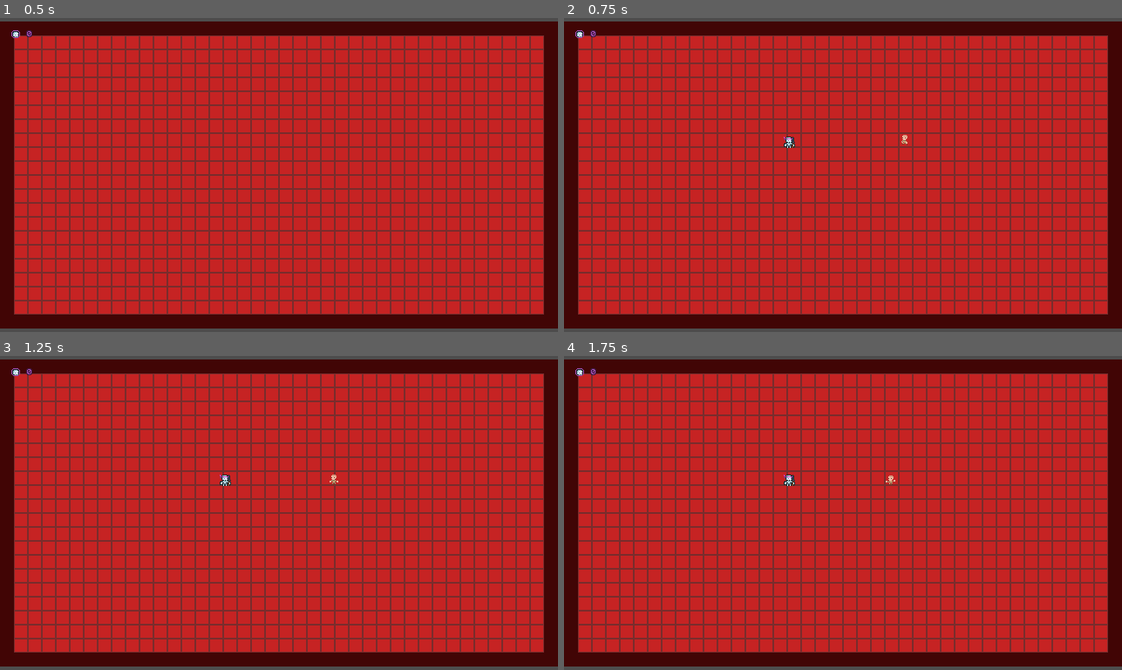
Above: before the commit, frames 1-4 (two rows, left to right).
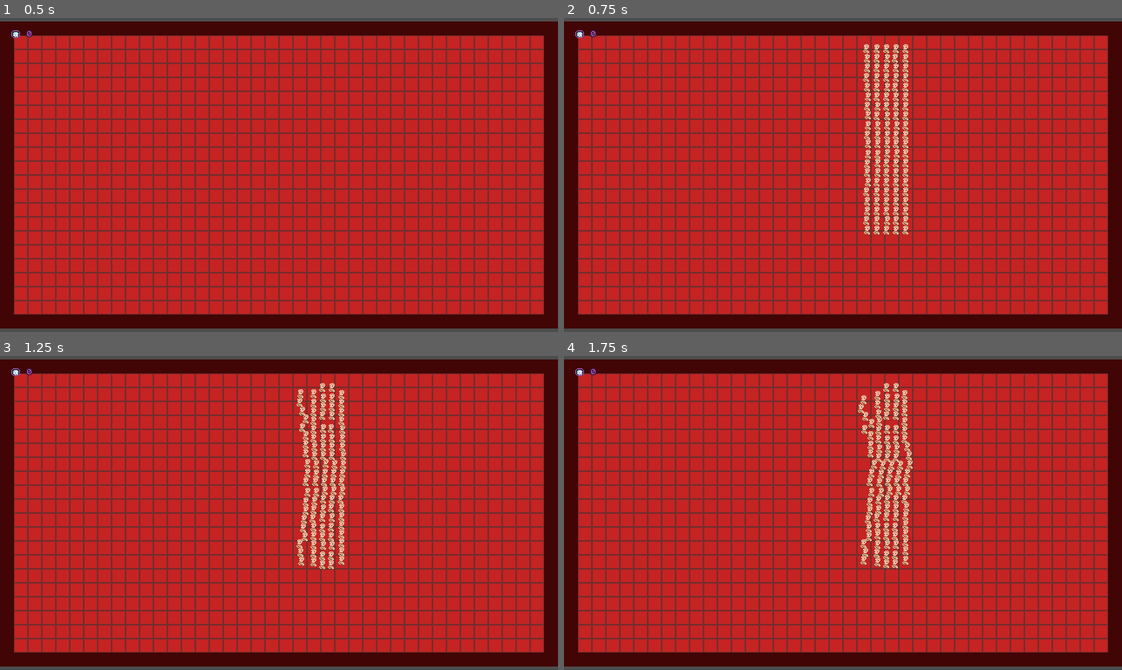
Above: after the commit, the same moments.

Repository: Hugo-Carbiener/Tinycromancer
Game: Godot game, scene res://scenes/combat_jow.tscn
Same seed, same stepped clock (60 frames per second), same inputs: the game is played once before the commit and once after it. This scene is started directly instead of the project's main scene.
Inputs:
- Up to frame 1 (0.5 s): no input
- Up to frame 2 (0.75 s): tap Enter at 0.5 s; tap Space (espace) at 0.6 s
- Up to frame 3 (1.25 s): no input
- Up to frame 4 (1.75 s): tap Space (espace) at 1.35 s

Frame 1 is identical in both runs. In frame 2, 2.4% of the frame differs, in the area x 39-62%, y 8-70%; in frame 3, 2.3%; in frame 4, 2.4%.
Error after the commit: Invalid access to property or key 'level' on a base object of type 'Node (UserData.gd)'. (res://scripts/combat/CombatManager.gd:27)

Commit message:
start_scene_manager

Diff:
--- /dev/null
+++ b/tini-cromancer/scenes/TitleScreen.gd
@@ -0,0 +1,11 @@
+extends Node2D
+
+
+# Called when the node enters the scene tree for the first time.
+func _ready() -> void:
+	pass # Replace with function body.
+
+
+# Called every frame. 'delta' is the elapsed time since the previous frame.
+func _process(delta: float) -> void:
+	pass
--- a/tini-cromancer/scenes/combat_jow.tscn
+++ b/tini-cromancer/scenes/combat_jow.tscn
@@ -53,10 +53,11 @@
 [node name="Spawner" type="Node2D" parent="." node_paths=PackedStringArray("allies_spawn", "enemies_spawn")]
 script = ExtResource("3_tj4ph")
 ally_troops = Dictionary[int, int]({
-1: 1
+0: 20,
+1: 60
 })
 ennemy_troops = Dictionary[int, int]({
-2: 1
+2: 100
 })
 allies_spawn = NodePath("../Allies spawn")
 enemies_spawn = NodePath("../Enemiess spawn")
@@ -130,11 +131,10 @@
 
 [node name="Next level button" parent="CanvasLayer/WinScreen/Winscreen padding/Page container/Button container" instance=ExtResource("7_3ssc1")]
 layout_mode = 2
-signal_on_button_pressed = "next_level_clicked"
+signal_on_button_pressed = "shop_clicked"
 
 [node name="Submit text" parent="CanvasLayer/WinScreen/Winscreen padding/Page container/Button container/Next level button/Text container" index="0"]
-text = " Next
-battle"
+text = "Shop"
 
 [node name="UI" type="MarginContainer" parent="CanvasLayer" node_paths=PackedStringArray("currency_amount_label", "currency_icon")]
 offset_right = 40.0
--- a/tini-cromancer/scenes/components/shot.tscn
+++ b/tini-cromancer/scenes/components/shot.tscn
@@ -5,7 +5,7 @@
 
 [node name="Shot" type="Node2D"]
 script = ExtResource("1_qjvpx")
-shot_duration = 0.4
+shot_duration = 0.6
 
 [node name="Sprite2D" type="Sprite2D" parent="."]
 texture = ExtResource("1_75dwr")
--- /dev/null
+++ b/tini-cromancer/scenes/shop.tscn
@@ -0,0 +1,120 @@
+[gd_scene load_steps=9 format=3 uid="uid://dqja72kf7bd2v"]
+
+[ext_resource type="Script" uid="uid://bgi3cvch00lcw" path="res://scripts/combat/CombatManager.gd" id="1_heatd"]
+[ext_resource type="Script" uid="uid://bwx3yv01dmx70" path="res://scripts/ui/WinScreen.gd" id="4_24it5"]
+[ext_resource type="LabelSettings" uid="uid://cihjvaf0nbdvx" path="res://fonts/title.tres" id="5_7mqwv"]
+[ext_resource type="LabelSettings" uid="uid://cwe2mox0o7tm" path="res://fonts/subtitle.tres" id="6_gobkm"]
+[ext_resource type="PackedScene" uid="uid://b5ghoydk6ffix" path="res://scenes/ui/large-texture-button.tscn" id="7_j14q8"]
+[ext_resource type="Script" path="res://scripts/ui/UI.gd" id="8_5u241"]
+[ext_resource type="PackedScene" uid="uid://bmneu2br407fk" path="res://scenes/ui/currency_icon.tscn" id="9_pqync"]
+[ext_resource type="LabelSettings" uid="uid://iv4116vilm50" path="res://fonts/default.tres" id="10_yuijs"]
+
+[node name="Shop" type="Node2D" node_paths=PackedStringArray("spawner")]
+script = ExtResource("1_heatd")
+spawner = NodePath("")
+
+[node name="Camera2D" type="Camera2D" parent="."]
+
+[node name="CanvasLayer" type="CanvasLayer" parent="."]
+
+[node name="WinScreen" type="ColorRect" parent="CanvasLayer" node_paths=PackedStringArray("content_title", "soul_container")]
+anchors_preset = 15
+anchor_right = 1.0
+anchor_bottom = 1.0
+grow_horizontal = 2
+grow_vertical = 2
+color = Color(0, 0, 0, 0.5568628)
+script = ExtResource("4_24it5")
+content_title = NodePath("Winscreen padding/Page container/Page content container/Label")
+soul_container = NodePath("Winscreen padding/Page container/Page content container/Souls container")
+launch_signal = "on_win"
+
+[node name="Winscreen padding" type="MarginContainer" parent="CanvasLayer/WinScreen"]
+layout_mode = 1
+anchors_preset = 15
+anchor_right = 1.0
+anchor_bottom = 1.0
+grow_horizontal = 2
+grow_vertical = 2
+theme_override_constants/margin_left = 20
+theme_override_constants/margin_top = 20
+theme_override_constants/margin_right = 20
+theme_override_constants/margin_bottom = 20
+
+[node name="Page container" type="VBoxContainer" parent="CanvasLayer/WinScreen/Winscreen padding"]
+layout_mode = 2
+theme_override_constants/separation = 50
+
+[node name="Titles container" type="VBoxContainer" parent="CanvasLayer/WinScreen/Winscreen padding/Page container"]
+layout_mode = 2
+
+[node name="Title" type="Label" parent="CanvasLayer/WinScreen/Winscreen padding/Page container/Titles container"]
+layout_mode = 2
+text = "Battle won!"
+label_settings = ExtResource("5_7mqwv")
+horizontal_alignment = 1
+vertical_alignment = 1
+
+[node name="Subtitles" type="Label" parent="CanvasLayer/WinScreen/Winscreen padding/Page container/Titles container"]
+layout_mode = 2
+text = "More souls join your army"
+label_settings = ExtResource("6_gobkm")
+horizontal_alignment = 1
+vertical_alignment = 1
+
+[node name="Page content container" type="HBoxContainer" parent="CanvasLayer/WinScreen/Winscreen padding/Page container"]
+layout_mode = 2
+size_flags_horizontal = 4
+theme_override_constants/separation = 10
+
+[node name="Label" type="Label" parent="CanvasLayer/WinScreen/Winscreen padding/Page container/Page content container"]
+layout_mode = 2
+text = "Souls reaped:"
+label_settings = ExtResource("6_gobkm")
+horizontal_alignment = 1
+
+[node name="Souls container" type="HBoxContainer" parent="CanvasLayer/WinScreen/Winscreen padding/Page container/Page content container"]
+layout_mode = 2
+theme_override_constants/separation = -9
+alignment = 1
+
+[node name="Button container" type="HBoxContainer" parent="CanvasLayer/WinScreen/Winscreen padding/Page container"]
+layout_mode = 2
+alignment = 1
+
+[node name="Next level button" parent="CanvasLayer/WinScreen/Winscreen padding/Page container/Button container" instance=ExtResource("7_j14q8")]
+layout_mode = 2
+signal_on_button_pressed = "next_level_clicked"
+
+[node name="Submit text" parent="CanvasLayer/WinScreen/Winscreen padding/Page container/Button container/Next level button/Text container" index="0"]
+text = " Next
+battle"
+
+[node name="UI" type="MarginContainer" parent="CanvasLayer" node_paths=PackedStringArray("currency_amount_label", "currency_icon")]
+offset_right = 40.0
+offset_bottom = 40.0
+theme_override_constants/margin_left = 10
+theme_override_constants/margin_top = 10
+theme_override_constants/margin_right = 10
+theme_override_constants/margin_bottom = 10
+script = ExtResource("8_5u241")
+currency_amount_label = NodePath("HBoxContainer/Text margin/Currency amount")
+currency_icon = NodePath("HBoxContainer/Currency icon")
+
+[node name="HBoxContainer" type="HBoxContainer" parent="CanvasLayer/UI"]
+layout_mode = 2
+size_flags_vertical = 0
+
+[node name="Currency icon" parent="CanvasLayer/UI/HBoxContainer" instance=ExtResource("9_pqync")]
+layout_mode = 2
+
+[node name="Text margin" type="MarginContainer" parent="CanvasLayer/UI/HBoxContainer"]
+layout_mode = 2
+theme_override_constants/margin_top = 2
+
+[node name="Currency amount" type="Label" parent="CanvasLayer/UI/HBoxContainer/Text margin"]
+layout_mode = 2
+text = "999"
+label_settings = ExtResource("10_yuijs")
+
+[editable path="CanvasLayer/WinScreen/Winscreen padding/Page container/Button container/Next level button"]
--- /dev/null
+++ b/tini-cromancer/scenes/title_screen.tscn
@@ -0,0 +1,6 @@
+[gd_scene load_steps=2 format=3 uid="uid://b5nt5jf636k0w"]
+
+[ext_resource type="Script" uid="uid://dc1jijatu8gcm" path="res://scenes/TitleScreen.gd" id="1_fgkus"]
+
+[node name="TitleScreen" type="Node2D"]
+script = ExtResource("1_fgkus")
--- a/tini-cromancer/scripts/combat/CombatManager.gd
+++ b/tini-cromancer/scripts/combat/CombatManager.gd
@@ -16,6 +16,15 @@
 func _ready() -> void:
 	if instance == null:
 		instance = self
+	build_level()
+
+func build_level():
+	spawner.ally_troops = UserData.troops
+	spawner.ennemy_troops = set_ennemi_troops()
+
+func set_ennemi_troops():
+	#TODO : améliorer avec les nouvelles troop
+	return {TroopFactory.TROOPS.ENEMY_BASE_TROOP : UserData.level * 10}
 
 func register_troop(troop : Troop):
 	match (troop.faction):
--- /dev/null
+++ b/tini-cromancer/scripts/generals/SceneManager.gd
@@ -0,0 +1,19 @@
+extends Node2D
+
+var titlescreen : PackedScene = preload("res://scenes/title_screen.tscn");
+#var fight : PackedScene = preload("res://scenes/combat.tscn");
+var fight : PackedScene = preload("res://scenes/combat_jow.tscn");
+var shop : PackedScene = preload("res://scenes/shop.tscn");
+
+func _ready() -> void:
+	SignalBus.shop_clicked.connect(open_shop);
+	SignalBus.next_encounter_clicked.connect(start_fight);
+
+func menu():
+	get_tree().change_scene_to_packed(titlescreen);
+
+func open_shop():
+	get_tree().change_scene_to_packed(shop);
+
+func start_fight():
+	get_tree().change_scene_to_packed(fight);
--- a/tini-cromancer/scripts/generals/SignalBus.gd
+++ b/tini-cromancer/scripts/generals/SignalBus.gd
@@ -6,5 +6,4 @@
 
 # button signals
 signal next_level_clicked
-
-signal shot_touched
+signal shop_clicked
--- a/tini-cromancer/scripts/generals/UserData.gd
+++ b/tini-cromancer/scripts/generals/UserData.gd
@@ -1,3 +1,5 @@
 extends Node
 
 var souls : int
+var level_number : int = 1
+var troops : Dictionary[TroopFactory.TROOPS, int]
Not shown, added: tini-cromancer/scenes/TitleScreen.gd.uid
Not shown, added: tini-cromancer/scripts/generals/SceneManager.gd.uid
